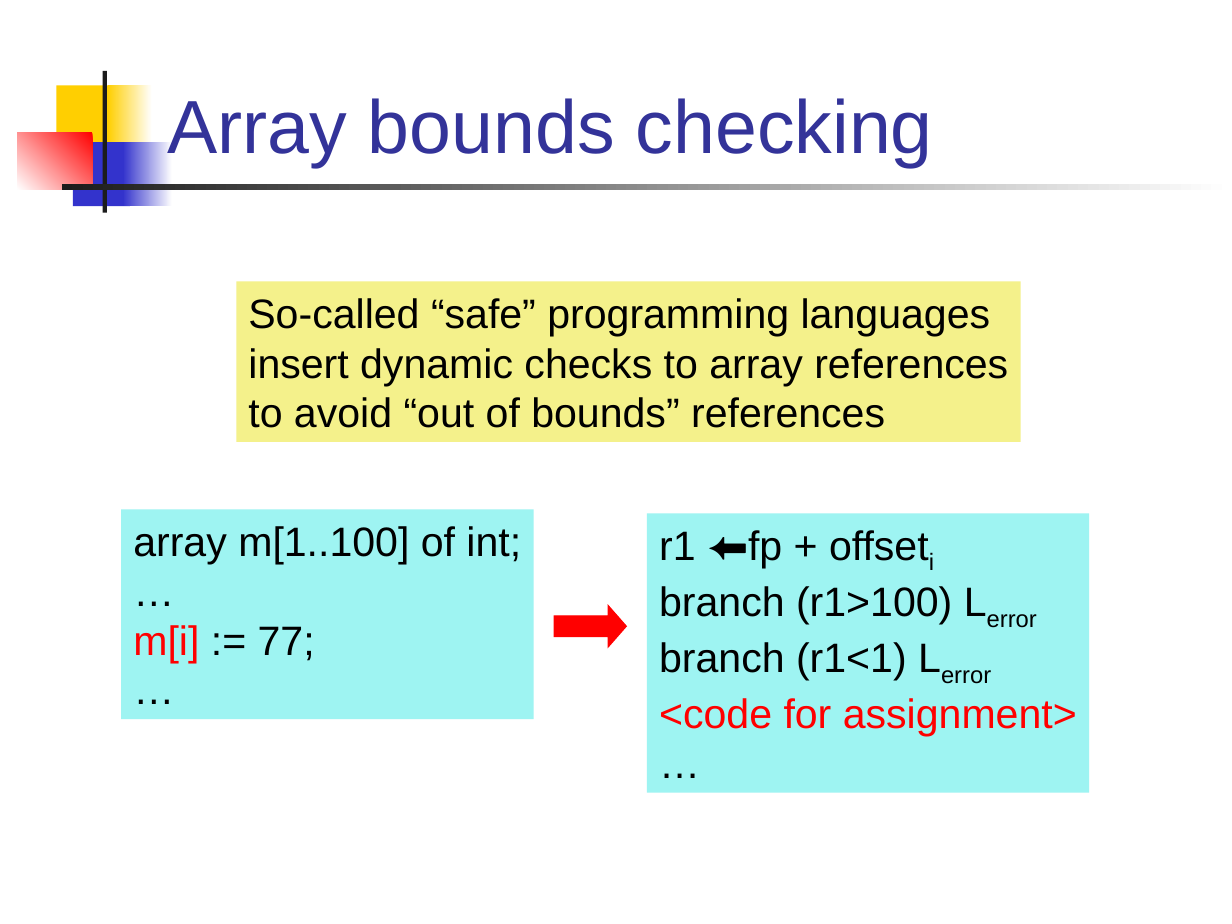
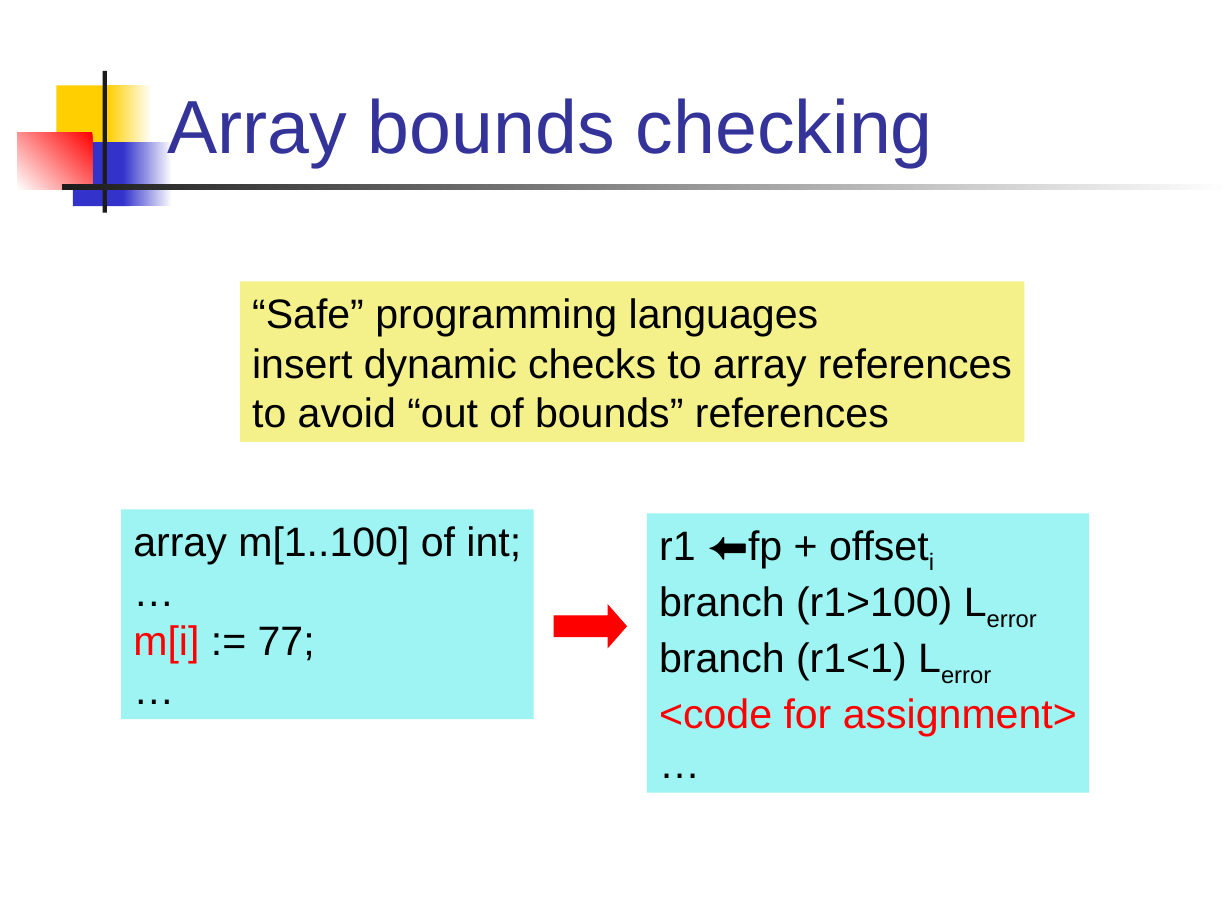
Before and after one commit to harrisonwl/harrisonwl.github.io, a slide deck: slide 42 of assets/courses/compilers/spring2017/slides/LoopOptimizations.ppt. Drawn at 1232x924 pixels with LibreOffice and Linux fonts; fonts in the diff are those of the drawing. Boxes give left, top, right and bottom in pixels: in the first picture for what was removed or moved away, otherwise in the second. Text is boxed around its words. In the diff, an @@ line names an element or a change of style, - is before the commit and + after.

```diff
--- a/assets/courses/compilers/spring2017/slides/LoopOptimizations.ppt
+++ b/assets/courses/compilers/spring2017/slides/LoopOptimizations.ppt
@@ rectangle "“Safe” programming languages": place and size @@
-rectangle "“Safe” programming languages" at (237,281,1021,441)
+rectangle "“Safe” programming languages" at (240,281,1025,441)
@@ text in rectangle at (252,298,819,337): text changed @@
-So-called “safe” programming languages
+“Safe” programming languages
```
Also in this commit, not shown: 4 other files.
